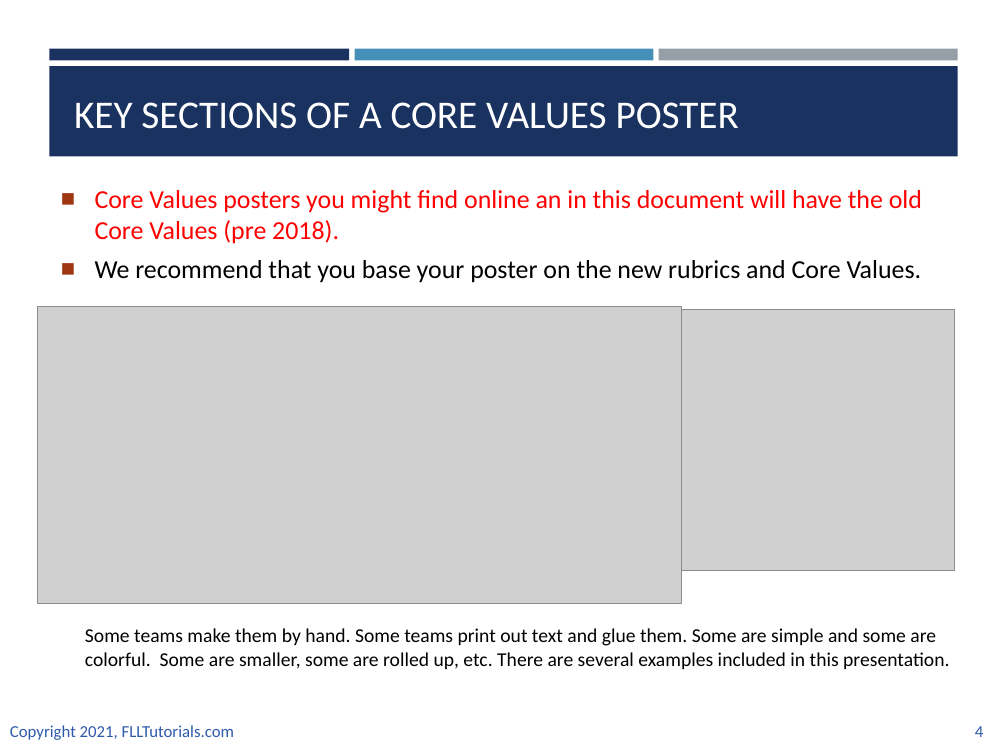
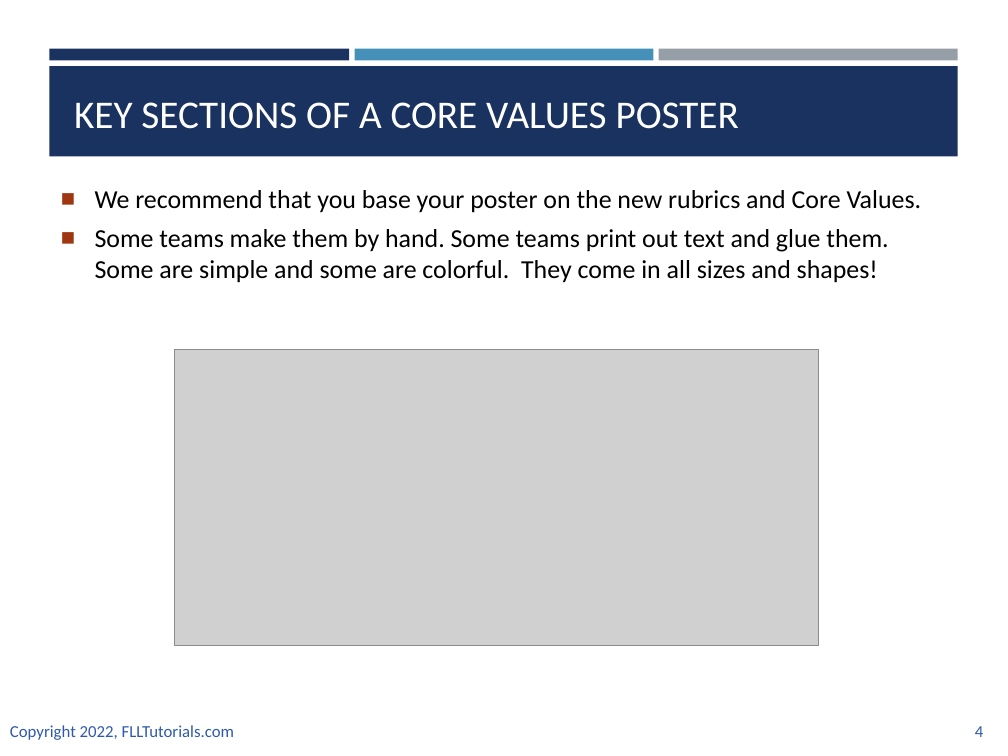
Before and after one commit to ev3lessons/FLL-Tutorials, a slide deck: slide 4 of translations/en-us/CoreValues/CVPoster.pptx. Drawn at 1008x756 pixels with LibreOffice and Linux fonts; fonts in the diff are those of the drawing; grey boxes stand for pictures. Boxes give left, top, right and bottom in pixels: in the first picture for what was removed or moved away, otherwise in the second. Text is boxed around its words. In the diff, an @@ line names an element or a change of style, - is before the commit and + after.

```diff
--- a/translations/en-us/CoreValues/CVPoster.pptx
+++ b/translations/en-us/CoreValues/CVPoster.pptx
@@ text at bbox=[95, 190, 922, 244]: paragraph removed @@
-■ Core Values posters you might find online an in this document will have the old Core Values (pre 2018).
@@ text at bbox=[95, 229, 888, 283]: paragraph added @@
+■ Some teams make them by hand. Some teams print out text and glue them. Some are simple and some are colorful. They come in all sizes and shapes!
@@ picture removed at bbox=[681, 309, 955, 571] @@
@@ picture: place and size @@
-picture at bbox=[37, 306, 681, 603]
+picture at bbox=[174, 349, 818, 645]
@@ text removed at bbox=[85, 628, 949, 669] @@
-Some teams make them by hand. Some teams print out text and glue them. Some are simple and some are colorful. Some are smaller, some are rolled up, etc. There are several examples included in this presentation.
@@ text at bbox=[10, 725, 234, 740]: text changed @@
-Copyright 2021, FLLTutorials.com
+Copyright 2022, FLLTutorials.com
```
Also in this commit, not shown: 7 other slides changed, 1 slide added, 4 other files.
